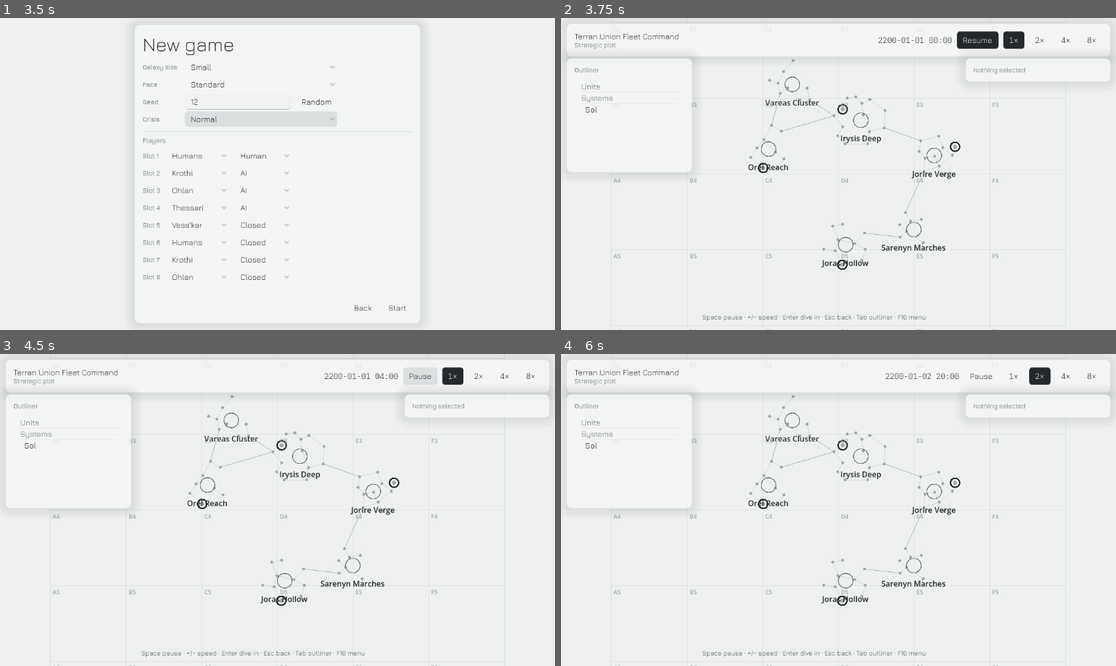
Above: before the commit, frames 1-4 (two rows, left to right).
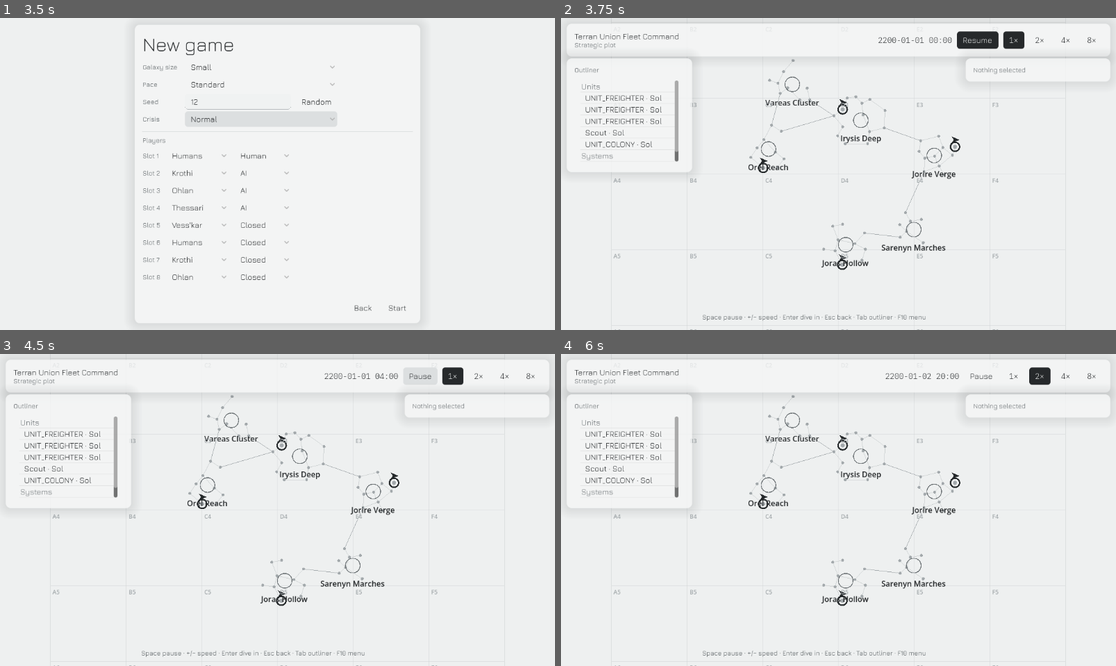
Above: after the commit, the same moments.

Repository: tdutoit/deathworlders
Game: Godot game, scene res://main.tscn
The game is run twice, just before and just after one commit, with the same random seed, the same clock (stepped at 60 frames per second) and the same inputs.
Inputs (mouse positions are in pixels of both pictures, inside the frame that each line leads up to):
- Up to frame 1 (3.5 s): click "New game" at 0.5 s; click (238, 102) at 1.27 s; type "12" at 1.35 s; click "Normal" at 2 s; click "Normal" at 2.75 s
- Up to frame 2 (3.75 s): click "Start" at 3.5 s
- Up to frame 3 (4.5 s): click "Resume" at 4.25 s
- Up to frame 4 (6 s): click "1×" at 5 s; click "2×" at 5.75 s

Frame 1 is identical in both runs. In frame 2, 0.7% of the frame differs, in the area x 3-72%, y 20-78%; in frame 3, 0.7%; in frame 4, 0.7%.

Commit message:
M2 WP4: shipyards and civilian ships
- Shipyard ship queues with parallel docks, build speed modifier, materials from the
  shipyard stockpile; colony ships take a pop on completion
- Units gain hull and home hub; Shipyards.spawn sets speed from the hull's lane units/day
- Freighter berths (logistics stations, Logistics focus, Dockworkers); idle without a berth
- Commands: queue_ship, rebase_freighter; cancel_construction handles shipyard queues
- Ship credit upkeep; scout hull; B19 starting ships
- Tests: starting fleet, freighter build with build speed, docks, berths and rebase,
  colony ship pop, ship rules, cancel refund, upkeep

Co-Authored-By: Claude Opus 5.5 <noreply@anthropic.com>

Diff:
--- /dev/null
+++ b/data/core/defs/hull/scout.tres
@@ -0,0 +1,19 @@
+[gd_resource type="Resource" script_class="HullDef" format=3]
+
+[ext_resource type="Script" path="res://sim/defs/modifier_def.gd" id="1_trf8h"]
+[ext_resource type="Script" path="res://sim/defs/hull_def.gd" id="2_337k5"]
+[ext_resource type="Script" path="res://sim/defs/slot_def.gd" id="3_324pb"]
+
+[resource]
+script = ExtResource("2_337k5")
+role = &"scout"
+hull_class = &"scout"
+hull = 100
+evasion = 300
+cost = {
+&"core:resource/alloys": 30
+}
+build_days = 30
+lane_speed = 12
+id = &"core:hull/scout"
+name_key = "HULL_SCOUT"
--- a/data/core/defs/start/default.tres
+++ b/data/core/defs/start/default.tres
@@ -28,5 +28,6 @@
 }
 capital_stations = Array[StringName]([&"core:station/logistics_t1", &"core:station/shipyard_t1"])
 belt_stations = Array[StringName]([&"core:station/mining_belt", &"core:station/mining_belt", &"core:station/mining_belt"])
+ships = Array[StringName]([&"core:hull/freighter_light", &"core:hull/freighter_light", &"core:hull/freighter_light", &"core:hull/scout", &"core:hull/colony_ship"])
 id = &"core:start/default"
 name_key = "START_DEFAULT"
--- a/loc/en.csv
+++ b/loc/en.csv
@@ -254,3 +254,4 @@
 TEMPLATE_COLONY_DEFAULT,"Colony"
 ECONOMY_RULES_DEFAULT,"Economy rules"
 START_DEFAULT,"Standard opening"
+HULL_SCOUT,"Scout"
--- a/sim/commands/cmd_cancel_construction.gd
+++ b/sim/commands/cmd_cancel_construction.gd
@@ -1,11 +1,17 @@
 class_name CmdCancelConstruction
 extends Command
-## core:cmd/cancel_construction {"planet": id, "index": queue position} or {"station": id}
+## core:cmd/cancel_construction {"planet": id, "index": queue position}, {"station": id} (station build)
+## or {"station": id, "ship_index": queue position} (shipyard queue)
 
 const TYPE := &"core:cmd/cancel_construction"
 
 
 func validate(state: MatchState) -> bool:
+	if payload.has("ship_index"):
+		var y := state.station(p_int("station"))
+		if y == null or y.owner != player_id or p_int("ship_index", -1) < 0 or p_int("ship_index") >= y.ship_queue.size():
+			return reject("no queued ship %d at station %d" % [p_int("ship_index", -1), p_int("station")])
+		return true
 	if payload.has("station"):
 		var s := state.station(p_int("station"))
 		if s == null or s.owner != player_id or s.build == null:
@@ -20,7 +26,13 @@
 
 
 func apply(state: MatchState) -> void:
-	if payload.has("station"):
+	if payload.has("ship_index"):
+		var y := state.station(p_int("station"))
+		var q := y.ship_queue[p_int("ship_index")]
+		for res: String in q.paid():
+			y.stockpile.add(res, q.paid()[res])
+		y.ship_queue.remove_at(p_int("ship_index"))
+	elif payload.has("station"):
 		Builder.cancel(state, null, state.station(p_int("station")), 0)
 	else:
 		Builder.cancel(state, state.colony(p_int("planet")), null, p_int("index"))
--- a/sim/commands/cmd_debug_spawn_scout.gd
+++ b/sim/commands/cmd_debug_spawn_scout.gd
@@ -3,7 +3,7 @@
 ## core:cmd/debug_spawn_scout {"system": id}: spawns a scout owned by the issuing player (debug/M1).
 
 const TYPE := &"core:cmd/debug_spawn_scout"
-const SCOUT_SPEED := 500  # milli-lane-units/hour: ~2.5 days per 30-unit lane; hull data later
+const SCOUT_SPEED := 500  # milli-lane-units/hour (= core:hull/scout's 12 lane units/day)
 
 
 func validate(state: MatchState) -> bool:
--- /dev/null
+++ b/sim/commands/cmd_queue_ship.gd
@@ -0,0 +1,14 @@
+class_name CmdQueueShip
+extends Command
+## core:cmd/queue_ship {"station": shipyard ID, "hull": hull Def ID} (civilian hulls in M2)
+
+const TYPE := &"core:cmd/queue_ship"
+
+
+func validate(state: MatchState) -> bool:
+	var reason := Shipyards.check_ship(state, player_id, p_int("station"), str(payload.get("hull", "")))
+	return reject(reason) if reason != "" else true
+
+
+func apply(state: MatchState) -> void:
+	Shipyards.queue_ship(state, state.station(p_int("station")), str(payload["hull"]))
--- /dev/null
+++ b/sim/commands/cmd_rebase_freighter.gd
@@ -0,0 +1,14 @@
+class_name CmdRebaseFreighter
+extends Command
+## core:cmd/rebase_freighter {"unit": freighter ID, "hub": station or colony ID with a free berth}
+
+const TYPE := &"core:cmd/rebase_freighter"
+
+
+func validate(state: MatchState) -> bool:
+	var reason := Shipyards.check_rebase(state, player_id, p_int("unit"), p_int("hub"))
+	return reject(reason) if reason != "" else true
+
+
+func apply(state: MatchState) -> void:
+	(state.units.get_or(p_int("unit")) as Unit).home = p_int("hub")
--- a/sim/commands/command_registry.gd
+++ b/sim/commands/command_registry.gd
@@ -12,6 +12,8 @@
 	CmdUpgradeStation.TYPE: CmdUpgradeStation,
 	CmdCancelConstruction.TYPE: CmdCancelConstruction,
 	CmdSetFocus.TYPE: CmdSetFocus,
+	CmdQueueShip.TYPE: CmdQueueShip,
+	CmdRebaseFreighter.TYPE: CmdRebaseFreighter,
 }
 
 
--- a/sim/defs/start_def.gd
+++ b/sim/defs/start_def.gd
@@ -13,6 +13,7 @@
 @export var stage: StringName = &"core"
 @export var capital_stations: Array[StringName] = []  # station IDs placed in the capital's orbit
 @export var belt_stations: Array[StringName] = []  # station IDs placed at the system's asteroid belt
+@export var ships: Array[StringName] = []  # hull IDs of the starting ships, at the capital (B19)
 
 
 func category() -> String:
@@ -31,4 +32,5 @@
 		"stage": {"type": "enum", "values": ["outpost", "colony", "developed", "core"]},
 		"capital_stations": {"type": "id_list", "ref": "station"},
 		"belt_stations": {"type": "id_list", "ref": "station"},
+		"ships": {"type": "id_list", "ref": "hull"},
 	}
--- a/sim/economy/economy.gd
+++ b/sim/economy/economy.gd
@@ -44,9 +44,9 @@
 				else:
 					c.stockpile.take(String(res), b.upkeep[res] * MILLI)
 		_roll_flows(c)
-	var stations_due := StationOps.upkeep(state)
-	for eid: int in stations_due:
-		upkeep_due[eid] = upkeep_due.get(eid, 0) + stations_due[eid]
+	for extra: Dictionary in [StationOps.upkeep(state), Shipyards.upkeep(state)]:
+		for eid: int in extra:
+			upkeep_due[eid] = upkeep_due.get(eid, 0) + extra[eid]
 	for eid: int in state.empires:
 		var e: Empire = state.empires.get_or(eid)
 		var due: int = upkeep_due.get(eid, 0)
--- /dev/null
+++ b/sim/economy/shipyards.gd
@@ -0,0 +1,177 @@
+class_name Shipyards
+extends RefCounted
+## Shipyards and civilian ships (Sub-spec B6, B10): parallel builds per dock, ship upkeep, freighter berths.
+
+const CIVILIAN_ROLES: Array[StringName] = [&"freighter", &"colony", &"scout"]  # M2: warships come with M3
+
+
+static func check_ship(state: MatchState, empire_id: int, station_id: int, hull_id: String) -> String:
+	var s := state.station(station_id)
+	if s == null or s.owner != empire_id:
+		return "station %d is not yours" % station_id
+	var def: StationDef = state.defs.get_def(StringName(s.def_id))
+	if not s.operational or def.function != &"shipyard":
+		return "not an operational shipyard"
+	var hull := state.defs.get_def(StringName(hull_id)) as HullDef
+	if hull == null:
+		return "unknown hull %s" % hull_id
+	if not hull.role in CIVILIAN_ROLES:
+		return "warships arrive with M3"
+	var e := state.empire(empire_id)
+	if hull.species != &"" and String(hull.species) != e.species:
+		return "%s is a %s hull" % [hull_id, hull.species]
+	if hull.pop_cost > 0 and pop_source(state, s, hull.pop_cost) == null:
+		return "a colony ship needs a colony in this system with %d pops to spare" % hull.pop_cost
+	return ""
+
+
+## Queues a ship (rules already checked). Local shipyard build speed shortens the build (B4).
+static func queue_ship(state: MatchState, s: Station, hull_id: String) -> void:
+	var hull: HullDef = state.defs.get_def(StringName(hull_id))
+	var b := BuildRules.new_construction(state, "ship", hull_id, hull.cost, hull.build_days)
+	var speed := build_speed_permille(state, s)
+	b.total_days = maxi(1, FixedMath.floor_div(b.total_days * 1000 + 999 + speed, 1000 + speed))  # ceil
+	s.ship_queue.append(b)
+
+
+## shipyard.build_speed from the own colony the shipyard orbits (Industrial focus: +100 permille).
+static func build_speed_permille(state: MatchState, s: Station) -> int:
+	var c := state.colony(s.planet_id)
+	if c == null or c.owner != s.owner:
+		return 0
+	return PlanetMods.of(c, state.defs).permille("shipyard.build_speed")
+
+
+static func day_tick(state: MatchState) -> void:
+	for sid: int in state.stations:
+		var s: Station = state.stations.get_or(sid)
+		if s.ship_queue.is_empty() or not s.operational or Builder._halted(state, s.owner):
+			continue
+		var def: StationDef = state.defs.get_def(StringName(s.def_id))
+		var i := 0
+		var active := 0
+		while i < s.ship_queue.size() and active < def.docks:
+			var b := s.ship_queue[i]
+			active += 1
+			if Builder._advance(b, s.stockpile) and _launch(state, s, b):
+				s.ship_queue.remove_at(i)
+			else:
+				i += 1
+
+
+## Creates the finished ship. Returns false (and holds the dock) if a colony ship can't take its pop yet.
+static func _launch(state: MatchState, s: Station, b: Construction) -> bool:
+	var hull: HullDef = state.defs.get_def(StringName(b.def_id))
+	if hull.pop_cost > 0:
+		var src := pop_source(state, s, hull.pop_cost)
+		if src == null:
+			b.days_done = b.total_days  # finished, waiting for a pop
+			return false
+		_take_pops(src, hull.pop_cost, state.defs)
+	spawn(state, s.owner, b.def_id, s.system_id)
+	return true
+
+
+## A new ship unit at a system; freighters get a berth at a hub there if one is free.
+static func spawn(state: MatchState, owner: int, hull_id: String, system_id: int) -> Unit:
+	var hull: HullDef = state.defs.get_def(StringName(hull_id))
+	var u := Unit.new()
+	u.id = state.alloc_id()
+	u.owner = owner
+	u.kind = String(hull.role)
+	u.hull_id = hull_id
+	u.system_id = system_id
+	u.speed = FixedMath.floor_div(hull.lane_speed * Movement.MILLI, Calendar.HOURS_PER_DAY)
+	state.units.put(u.id, u)
+	if hull.role == &"freighter":
+		u.home = free_berth(state, owner, system_id)
+	return u
+
+
+## An own colony in the station's system with more than `pops` pops (the orbited body first).
+static func pop_source(state: MatchState, s: Station, pops: int) -> Colony:
+	var orbited := state.colony(s.planet_id)
+	if orbited != null and orbited.owner == s.owner and orbited.total_pops() > pops:
+		return orbited
+	for pid in state.galaxy.system(s.system_id).planet_ids:
+		var c := state.colony(pid)
+		if c != null and c.owner == s.owner and c.total_pops() > pops:
+			return c
+	return null
+
+
+static func _take_pops(c: Colony, n: int, db: DefDatabase) -> void:
+	for i in n:
+		Economy._remove_pop(c)
+	Economy.assign_jobs(c, db)
+
+
+# --- berths (B6) ---
+
+## Berths a hub offers: a Logistics station's tier berths, or a colony's planet.freighter_berths
+## (Logistics focus +4, Dockworkers +2 each).
+static func berths(state: MatchState, hub_id: int) -> int:
+	var s := state.station(hub_id)
+	if s != null:
+		return (state.defs.get_def(StringName(s.def_id)) as StationDef).berths if s.operational else 0
+	var c := state.colony(hub_id)
+	if c != null:
+		return PlanetMods.of(c, state.defs).resolve("planet.freighter_berths", 0)
+	return 0
+
+
+static func berths_used(state: MatchState, hub_id: int) -> int:
+	var n := 0
+	for uid: int in state.units:
+		if (state.units.get_or(uid) as Unit).home == hub_id:
+			n += 1
+	return n
+
+
+## A hub in the system with a free berth (stations first, then colonies, by ID), or NONE.
+static func free_berth(state: MatchState, owner: int, system_id: int) -> int:
+	var candidates: Array[int] = []
+	for sid: int in state.stations:
+		var s: Station = state.stations.get_or(sid)
+		if s.owner == owner and s.system_id == system_id:
+			candidates.append(sid)
+	for pid in state.galaxy.system(system_id).planet_ids:
+		var c := state.colony(pid)
+		if c != null and c.owner == owner:
+			candidates.append(pid)
+	for hub in candidates:
+		if berths_used(state, hub) < berths(state, hub):
+			return hub
+	return StateIO.NONE
+
+
+static func check_rebase(state: MatchState, empire_id: int, unit_id: int, hub_id: int) -> String:
+	var u: Unit = state.units.get_or(unit_id)
+	if u == null or u.owner != empire_id or u.kind != "freighter":
+		return "unit %d is not your freighter" % unit_id
+	var hub_owner := -1
+	if state.station(hub_id) != null:
+		hub_owner = state.station(hub_id).owner
+	elif state.colony(hub_id) != null:
+		hub_owner = state.colony(hub_id).owner
+	if hub_owner != empire_id:
+		return "hub %d is not yours" % hub_id
+	if u.home == hub_id:
+		return "already based there"
+	if berths_used(state, hub_id) >= berths(state, hub_id):
+		return "no free berth at hub %d" % hub_id
+	return ""
+
+
+## Monthly credits upkeep of ships per owner (milli-credits), from hull upkeep.
+static func upkeep(state: MatchState) -> Dictionary:
+	var due := {}
+	for uid: int in state.units:
+		var u: Unit = state.units.get_or(uid)
+		var hull := state.defs.get_def(StringName(u.hull_id)) as HullDef if u.hull_id != "" else null
+		if hull == null:
+			continue
+		var credits: int = hull.upkeep.get(&"core:resource/credits", 0)
+		if credits > 0:
+			due[u.owner] = due.get(u.owner, 0) + credits * Stockpile.MILLI
+	return due
--- a/sim/economy/start_setup.gd
+++ b/sim/economy/start_setup.gd
@@ -37,6 +37,8 @@
 			var belt := _belt_of(state, planet)
 			for st in start.belt_stations:
 				_place_built(state, e.id, belt.id, String(st))
+		for hull in start.ships:
+			Shipyards.spawn(state, e.id, String(hull), planet.system_id)
 
 
 ## A finished station in orbit of a body (start only: no construction).
--- a/sim/sim.gd
+++ b/sim/sim.gd
@@ -53,6 +53,7 @@
 	Economy.day_tick(state, day)
 	StationOps.day_tick(state, day)
 	Builder.day_tick(state)
+	Shipyards.day_tick(state)
 
 
 ## Settlement: growth, stability, taxes and upkeep (M2).
--- a/sim/state/station.gd
+++ b/sim/state/station.gd
@@ -10,6 +10,7 @@
 var planet_id: int  # the body it orbits
 var operational := false  # false while the first construction runs
 var build: Construction  # null when idle
+var ship_queue: Array[Construction] = []  # shipyards: the first `docks` entries build in parallel (B10)
 var stockpile := Stockpile.new()
 
 
@@ -17,6 +18,7 @@
 	return {
 		"id": id, "owner": owner, "def_id": def_id, "system_id": system_id, "planet_id": planet_id,
 		"operational": operational, "build": build.to_dict() if build else null, "stockpile": stockpile.to_dict(),
+		"ship_queue": ship_queue.map(func(q: Construction) -> Dictionary: return q.to_dict()),
 	}
 
 
@@ -30,4 +32,6 @@
 	s.operational = d["operational"] == true
 	s.build = Construction.from_dict(d["build"]) if d["build"] is Dictionary else null
 	s.stockpile = Stockpile.from_dict(d["stockpile"])
+	for q: Dictionary in d.get("ship_queue", []):
+		s.ship_queue.append(Construction.from_dict(q))
 	return s
--- a/sim/state/unit.gd
+++ b/sim/state/unit.gd
@@ -1,11 +1,13 @@
 class_name Unit
 extends RefCounted
-## A mobile unit; M1 only has scouts. While moving, path holds the systems still to visit and
+## A mobile unit: scouts, freighters and colony ships in M2. While moving, path holds the systems still to visit and
 ## progress counts milli-lane-units travelled on the current lane (system_id -> path[0]).
 
 var id: int
 var owner: int
-var kind: String  # "scout"
+var kind: String  # "scout", "freighter", "colony" (the hull's role)
+var hull_id: String  # hull Def ID ("" for M1 debug scouts)
+var home: int = StateIO.NONE  # freighters: the hub (station or colony ID) whose berth it uses
 var system_id: int
 var path: Array[int] = []
 var progress: int  # milli-lane-units (1 lane unit = 1000)
@@ -19,7 +21,7 @@
 func to_dict() -> Dictionary:
 	return {
 		"id": id, "owner": owner, "kind": kind, "system_id": system_id, "path": path.duplicate(),
-		"progress": progress, "speed": speed,
+		"progress": progress, "speed": speed, "hull_id": hull_id, "home": home,
 	}
 
 
@@ -32,4 +34,6 @@
 	u.path = StateIO.ints(d["path"])
 	u.progress = int(d["progress"])
 	u.speed = int(d["speed"])
+	u.hull_id = String(d.get("hull_id", ""))
+	u.home = int(d.get("home", StateIO.NONE))
 	return u
--- a/tests/unit/test_economy_planet.gd
+++ b/tests/unit/test_economy_planet.gd
@@ -69,7 +69,7 @@
 	assert_eq(_units(p, "core:resource/research"), 55.0, "40 capital + 15 researchers")
 	assert_eq(_units(p, CREDITS), 44.0, "20 capital + 12 clerks + 12 taxes")
 	var e: Empire = s.empires.values()[0]
-	assert_eq(e.treasury[CREDITS], (500 + 44 - 10 - 7) * 1000, "minus 10 building and 7 station upkeep")
+	assert_eq(e.treasury[CREDITS], (500 + 44 - 10 - 7 - 3) * 1000, "minus 10 building, 7 station and 3 freighter upkeep")
 	assert_eq(c.stability, 55, "base 50 + food surplus 5")
 
 
--- /dev/null
+++ b/tests/unit/test_shipyards.gd
@@ -0,0 +1,139 @@
+extends GutTest
+# M2 WP4: shipyards and civilian ships (Sub-spec B6, B10, B19).
+
+const ALLOYS := "core:resource/alloys"
+
+var _db: DefDatabase
+
+
+func before_all() -> void:
+	var loader := ContentLoader.new()
+	loader.load_mods([])
+	_db = loader.db
+
+
+func _match() -> MatchState:
+	var settings := MatchSettings.new()
+	settings.add_player(0, "core:species/human", "human")
+	var errors: Array[String] = []
+	return GalaxyGenerator.new_match(settings, 3, _db, errors)
+
+
+func _human(s: MatchState) -> Empire:
+	return s.empires.values()[0]
+
+
+func _earth_stations(s: MatchState) -> Array[Station]:
+	return BuildRules.stations_at(s, _human(s).capital_planet)
+
+
+func _hub(s: MatchState) -> Station:
+	return _earth_stations(s)[0]
+
+
+func _yard(s: MatchState) -> Station:
+	return _earth_stations(s)[1]
+
+
+func _days(s: MatchState, n: int) -> void:
+	var none: Array[Command] = []
+	for i in n * Calendar.HOURS_PER_DAY:
+		Sim.step(s, none)
+
+
+func _do(s: MatchState, type_id: StringName, payload: Dictionary) -> Command:
+	var cmd := CommandRegistry.create(type_id, _human(s).id, payload)
+	Sim.execute(s, [cmd] as Array[Command])
+	return cmd
+
+
+func _of_kind(s: MatchState, kind: String) -> Array:
+	return s.units.values().filter(func(u: Unit) -> bool: return u.kind == kind)
+
+
+func test_starting_fleet() -> void:
+	var s := _match()
+	var freighters := _of_kind(s, "freighter")
+	assert_eq(freighters.size(), 3)
+	for f: Unit in freighters:
+		assert_eq(f.home, _hub(s).id, "based at the Earth logistics station")
+		assert_eq(f.speed, 250, "6 lane units/day = 250 milli per hour")
+	assert_eq(_of_kind(s, "scout").size(), 1)
+	assert_eq(_of_kind(s, "colony").size(), 1)
+	assert_eq(s.colony(_human(s).capital_planet).total_pops(), 24, "starting ships don't cost pops")
+
+
+func test_build_a_freighter() -> void:
+	var s := _match()
+	var yard := _yard(s)
+	assert_eq(_do(s, CmdQueueShip.TYPE, {"station": yard.id, "hull": "core:hull/freighter_light"}).error, "")
+	assert_eq(yard.ship_queue[0].total_days, 28, "30 days at +10% Industrial build speed, rounded up")
+	yard.stockpile.add(ALLOYS, 40000)
+	_days(s, 27)
+	assert_eq(_of_kind(s, "freighter").size(), 3)
+	_days(s, 1)
+	var freighters := _of_kind(s, "freighter")
+	assert_eq(freighters.size(), 4)
+	assert_eq((freighters[-1] as Unit).home, _hub(s).id, "a free berth at the hub")
+
+
+func test_one_dock_builds_one_ship_at_a_time() -> void:
+	var s := _match()
+	var yard := _yard(s)
+	for i in 2:
+		_do(s, CmdQueueShip.TYPE, {"station": yard.id, "hull": "core:hull/freighter_light"})
+	yard.stockpile.add(ALLOYS, 80000)
+	_days(s, 28)
+	assert_eq(_of_kind(s, "freighter").size(), 4)
+	assert_eq(yard.ship_queue.size(), 1)
+	assert_eq(yard.ship_queue[0].days_done, 0, "the second waited for the dock")
+	_days(s, 28)
+	assert_eq(_of_kind(s, "freighter").size(), 5)
+
+
+func test_no_free_berth_means_idle() -> void:
+	var s := _match()
+	for i in 3:  # fill the hub's 6 berths
+		Shipyards.spawn(s, _human(s).id, "core:hull/freighter_light", _hub(s).system_id)
+	var extra := Shipyards.spawn(s, _human(s).id, "core:hull/freighter_light", _hub(s).system_id)
+	assert_eq(extra.home, StateIO.NONE)
+	var earth := s.colony(_human(s).capital_planet)
+	assert_string_contains(_do(s, CmdRebaseFreighter.TYPE, {"unit": extra.id, "hub": earth.id}).error, "no free berth")
+	earth.primary_focus = "core:focus/logistics"  # +4 berths (B6)
+	assert_eq(Shipyards.berths(s, earth.id), 4)
+	assert_eq(_do(s, CmdRebaseFreighter.TYPE, {"unit": extra.id, "hub": earth.id}).error, "")
+	assert_eq(extra.home, earth.id)
+
+
+func test_colony_ship_takes_a_pop() -> void:
+	var s := _match()
+	var yard := _yard(s)
+	assert_eq(_do(s, CmdQueueShip.TYPE, {"station": yard.id, "hull": "core:hull/colony_ship"}).error, "")
+	for res: String in ["alloys", "components", "food"]:
+		yard.stockpile.add("core:resource/" + res, 200000)
+	_days(s, yard.ship_queue[0].total_days)
+	assert_eq(_of_kind(s, "colony").size(), 2)
+	assert_eq(s.colony(_human(s).capital_planet).total_pops(), 23)
+
+
+func test_ship_rules() -> void:
+	var s := _match()
+	assert_string_contains(_do(s, CmdQueueShip.TYPE, {"station": _yard(s).id, "hull": "core:hull/human_corvette_mk1"}).error, "M3")
+	assert_string_contains(_do(s, CmdQueueShip.TYPE, {"station": _hub(s).id, "hull": "core:hull/freighter_light"}).error, "shipyard")
+	assert_string_contains(_do(s, CmdQueueShip.TYPE, {"station": _yard(s).id, "hull": "core:hull/nope"}).error, "unknown hull")
+
+
+func test_cancel_ship_refunds() -> void:
+	var s := _match()
+	var yard := _yard(s)
+	_do(s, CmdQueueShip.TYPE, {"station": yard.id, "hull": "core:hull/freighter_light"})
+	yard.stockpile.add(ALLOYS, 40000)
+	_days(s, 14)
+	assert_eq(_do(s, CmdCancelConstruction.TYPE, {"station": yard.id, "ship_index": 0}).error, "")
+	assert_eq(yard.stockpile.milli(ALLOYS), 40000, "everything back: used + unused")
+	assert_true(yard.ship_queue.is_empty())
+
+
+func test_freighter_upkeep_is_charged() -> void:
+	var s := _match()
+	assert_eq(Shipyards.upkeep(s)[_human(s).id], 3000, "3 light freighters x 1 credit")
--- a/tests/unit/test_views.gd
+++ b/tests/unit/test_views.gd
@@ -99,7 +99,7 @@
 	var state := GameState.state
 	var home := _home()
 	Sim.execute(state, [CommandRegistry.create(CmdDebugSpawnScout.TYPE, CommandQueue.local_player, {"system": home})] as Array[Command])
-	var scout_id: int = state.units.keys()[0]
+	var scout_id: int = state.units.keys()[-1]  # the scout just spawned (start ships come first)
 	var target_id: int = state.galaxy.lane(state.galaxy.system(home).lane_ids[0]).other_end(home)
 	var target := state.galaxy.system(target_id)
 	# Headless viewports are 64 px tall: zoom right in so the scout and the target are far apart on screen.
@@ -124,7 +124,7 @@
 	var state := GameState.state
 	var home := _home()
 	Sim.execute(state, [CommandRegistry.create(CmdDebugSpawnScout.TYPE, CommandQueue.local_player, {"system": home})] as Array[Command])
-	var u: Unit = state.units.values()[0]
+	var u: Unit = state.units.values()[-1]
 	var target: int = state.galaxy.lane(state.galaxy.system(home).lane_ids[0]).other_end(home)
 	Sim.execute(state, [CommandRegistry.create(CmdMoveUnit.TYPE, CommandQueue.local_player, {"unit": u.id, "to": target})] as Array[Command])
 	var a := ViewMath.unit_point(state, u, 0.0)
Not shown, added: sim/commands/cmd_queue_ship.gd.uid
Not shown, added: sim/commands/cmd_rebase_freighter.gd.uid
Not shown, added: sim/economy/shipyards.gd.uid
Not shown, added: tests/unit/test_shipyards.gd.uid
Not shown, changed: docs/M2_PLAN.md
